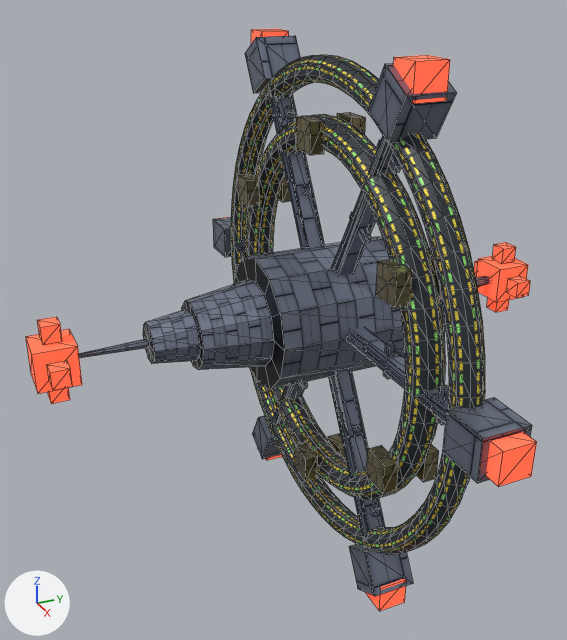
The glTF model assets/models/station.glb as it was, and as the next commit left it.
Camera for both pictures: a 50 mm lens placed at (9.3, -4.87, 4.62), pointed at (-0.09, -0.64, -0.07). Arrows for +X, +Y and +Z are at lower left; the lights stay in place. The older version comes first. Mesh edges are drawn as thin lines. Vertices at exactly the same position are counted once.

Script lines for the objects in view, before the commit:
```python
mat_station_beacons = principled_material('station-beacons')
mat_station_beacons.base_color = (1.0, 0.14, 0.08)  # red #ff6950
mat_station_beacons.roughness = 0.9
mat_station_beacons.emission_color = (1.0, 0.08, 0.03)  # red #ff5030
mat_station_beacons.emission_strength = 1.0
me_station_beacons = bpy.data.meshes.new('station-beacons')
me_station_beacons.from_pydata(...)  # 128 vertices, 192 faces; spans x -4.23..4.23, y -4.16..3.41, z -3.69..3.69
me_station_beacons.materials.append(mat_station_beacons)  # red #ff6950, glowing red #ff5030
me_station_hub = bpy.data.meshes.new('station-hub')
me_station_hub.from_pydata(...)  # 424 vertices, 680 faces; spans x -4.03..4.03, y -3.85..3.1, z -3.63..3.63
me_station_hub.materials.append(mat_station_hull)
me_station_rings = bpy.data.meshes.new('station-rings')
me_station_rings.from_pydata(...)  # 848 vertices, 1664 faces; spans x -3.52..3.52, y -0.22..0.22, z -3.52..3.52
me_station_rings.materials.append(mat_station_windows)
ob_node_0 = bpy.data.objects.new('node-0', me_station_hub)
ob_node_0.location = (0.0, 0.0, 0.0)
ob_node_1 = bpy.data.objects.new('node-1', me_station_rings)
ob_node_1.location = (0.0, 0.0, 0.0)
ob_node_3 = bpy.data.objects.new('node-3', me_station_beacons)
ob_node_3.location = (0.0, 0.0, 0.0)
# also in view: 'node-2' at (0.0, 0.0, 0.0)
```
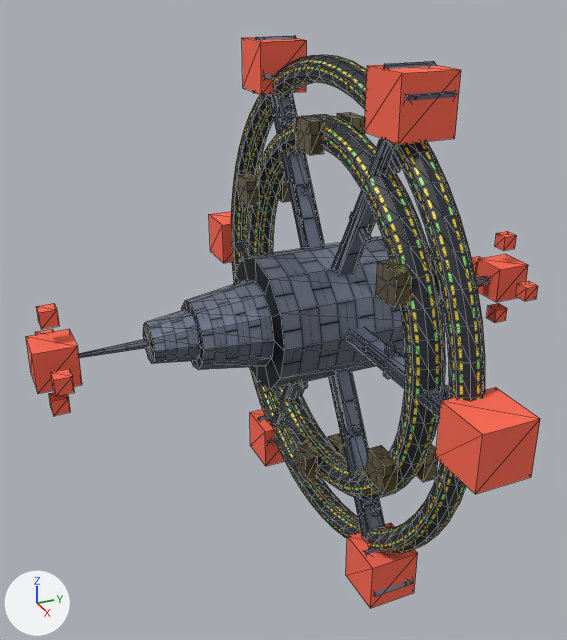
What the commit changed:
In material 'station-beacons' (mat_station_beacons), emission_color is no longer (1.0, 0.08, 0.03), red #ff5030.
In material 'station-beacons' (mat_station_beacons), emission_strength is no longer 1.0.
me_station_beacons is used by ob_node_3; location (0.0, 0.0, 0.0).
me_station_beacons had 128 vertices, 192 faces and spanned x -4.23..4.23, y -4.16..3.41, z -3.69..3.69.
me_station_beacons now has 128 vertices, 192 faces and spans x -4.08..4.08, y -4.16..3.41, z -3.58..3.58.
me_station_beacons part 1: the loose piece of 8 vertices spanning x 0.3..0.54, y -4.0..-3.76, z -0.12..0.12 is moved by (0.2, 0.0, 0.0).
me_station_beacons part 2: the loose piece of 8 vertices spanning x -0.12..0.12, y -4.0..-3.76, z 0.3..0.54 is moved by (0.0, 0.0, 0.2).
me_station_beacons part 3: the loose piece of 8 vertices spanning x -0.54..-0.3, y -4.0..-3.76, z -0.12..0.12 is moved by (-0.2, 0.0, 0.0).
me_station_beacons part 4: the loose piece of 8 vertices spanning x -0.12..0.12, y -4.0..-3.76, z -0.54..-0.3 is moved by (0.0, 0.0, -0.2).
me_station_beacons part 5: the loose piece of 8 vertices spanning x 0.3..0.54, y 3.02..3.26, z -0.12..0.12 is moved by (0.2, 0.0, 0.0).
me_station_beacons part 6: the loose piece of 8 vertices spanning x -0.12..0.12, y 3.02..3.26, z 0.3..0.54 is moved by (0.0, 0.0, 0.2).
me_station_beacons part 7: the loose piece of 8 vertices spanning x -0.54..-0.3, y 3.02..3.26, z -0.12..0.12 is moved by (-0.2, 0.0, 0.0).
me_station_beacons part 8: the loose piece of 8 vertices spanning x -0.12..0.12, y 3.02..3.26, z -0.54..-0.3 is moved by (0.0, 0.0, -0.2).
me_station_beacons part 9: the loose piece of 8 vertices spanning x 3.81..4.23, y -0.21..0.21, z -0.21..0.21 is scaled about its middle by 1.71, then moved by (-0.3, 0.0, 0.0).
me_station_beacons part 10: the loose piece of 8 vertices spanning x 1.8..2.22, y -0.21..0.21, z 3.27..3.69 is scaled about its middle by 1.71, then moved by (-0.15, 0.0, -0.26).
me_station_beacons part 11: the loose piece of 8 vertices spanning x -2.22..-1.8, y -0.21..0.21, z 3.27..3.69 is scaled about its middle by 1.71, then moved by (0.15, 0.0, -0.26).
me_station_beacons part 12: the loose piece of 8 vertices spanning x -4.23..-3.81, y -0.21..0.21, z -0.21..0.21 is scaled about its middle by 1.71, then moved by (0.3, 0.0, 0.0).
me_station_beacons part 13: the loose piece of 8 vertices spanning x -2.22..-1.8, y -0.21..0.21, z -3.69..-3.27 is scaled about its middle by 1.71, then moved by (0.15, 0.0, 0.26).
me_station_beacons part 14: the loose piece of 8 vertices spanning x 1.8..2.22, y -0.21..0.21, z -3.69..-3.27 is scaled about its middle by 1.71, then moved by (-0.15, 0.0, 0.26).

What differs and where, as boxes [x1, y1, x2, y2] in the pictures (567 x 640 px; the box of a moved part takes in the faces that stretch with it):
'node-3', recoloured, surface changed, reshaped
    before: [26, 29, 537, 611]
    after: [26, 37, 540, 608]
part 1 of me_station_beacons, moved or reshaped
    before: [47, 360, 72, 390]
    after: [51, 369, 75, 396]
part 2 of me_station_beacons, moved or reshaped
    before: [37, 317, 62, 345]
    after: [36, 303, 59, 329]
part 3 of me_station_beacons, moved or reshaped (not visible before)
    after: [35, 329, 53, 335]
part 4 of me_station_beacons, moved or reshaped
    before: [48, 388, 70, 404]
    after: [49, 392, 71, 416]
part 5 of me_station_beacons, moved or reshaped
    before: [506, 276, 530, 298]
    after: [516, 281, 538, 301]
part 6 of me_station_beacons, moved or reshaped
    before: [492, 242, 516, 263]
    after: [495, 231, 517, 250]
part 7 of me_station_beacons, moved or reshaped
    before: [474, 261, 478, 276]
    after: [471, 256, 482, 274]
part 8 of me_station_beacons, moved or reshaped
    before: [487, 298, 509, 312]
    after: [486, 303, 507, 323]
part 9 of me_station_beacons, moved or reshaped
    before: [486, 432, 537, 487]
    after: [435, 387, 540, 494]
part 10 of me_station_beacons, moved or reshaped
    before: [394, 55, 450, 104]
    after: [364, 65, 461, 144]
part 11 of me_station_beacons, moved or reshaped
    before: [251, 29, 289, 44]
    after: [242, 37, 307, 95]
part 12 of me_station_beacons, moved or reshaped (not visible before)
    after: [209, 211, 233, 263]
part 13 of me_station_beacons, moved or reshaped (mostly hidden before)
    before: [265, 455, 282, 460]
    after: [250, 410, 284, 466]
part 14 of me_station_beacons, moved or reshaped
    before: [365, 579, 407, 611]
    after: [346, 523, 418, 608]
